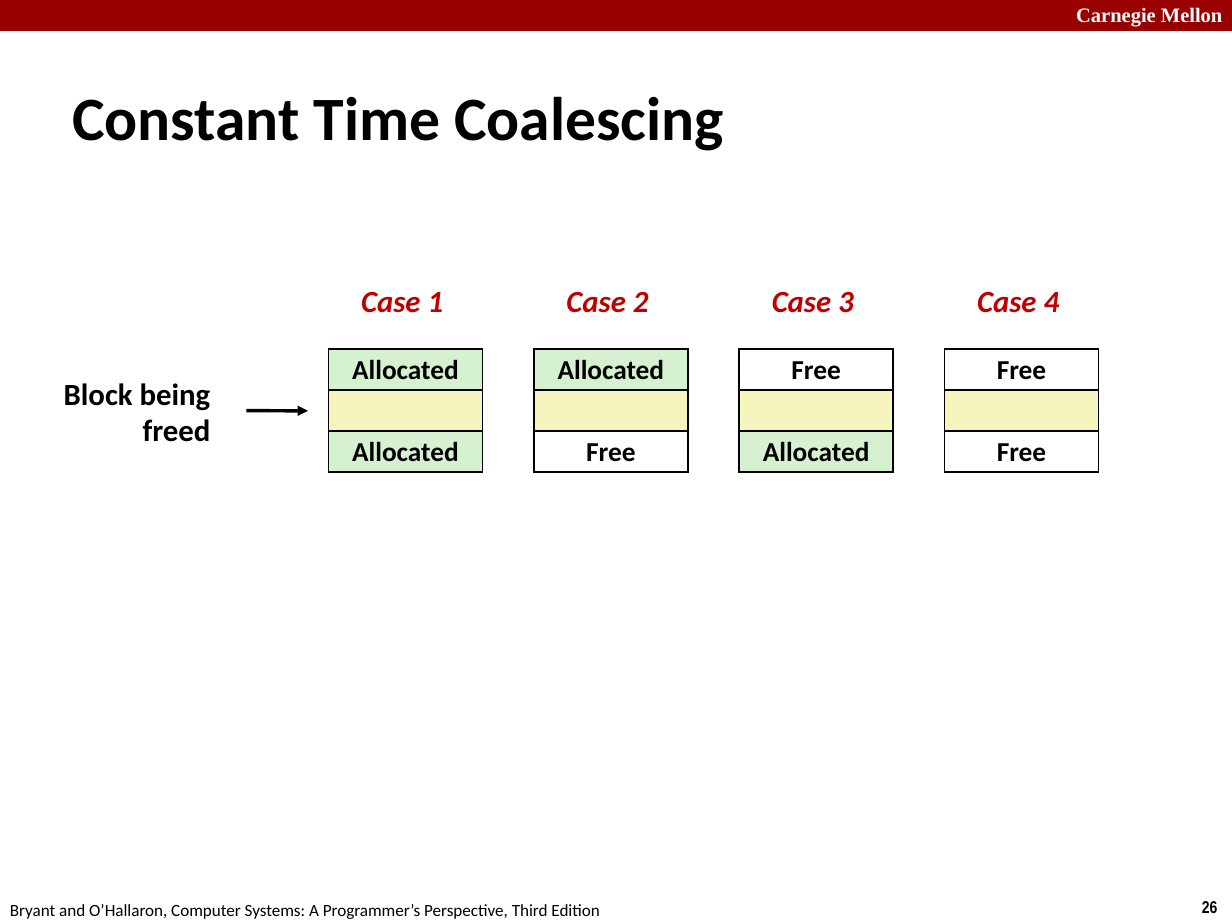
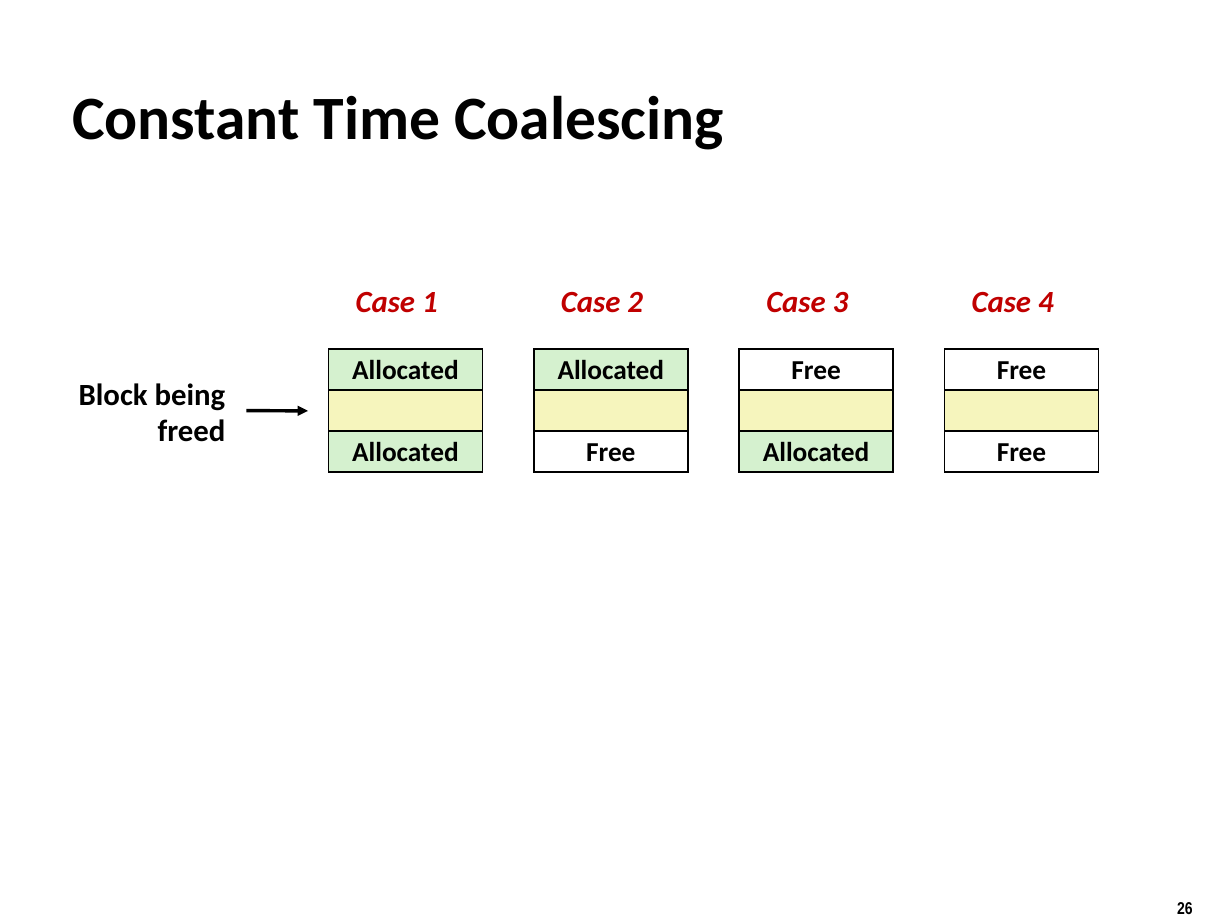
Before and after one commit to tntech-ngin/F24-CSC2770, a slide deck: slide 26 of docs/lectures_source/lectures/originals/19-malloc-basic.pptx. Drawn at 1232x924 pixels with LibreOffice and Linux fonts; fonts in the diff are those of the drawing. Boxes give left, top, right and bottom in pixels: in the first picture for what was removed or moved away, otherwise in the second. Text is boxed around its words. In the diff, an @@ line names an element or a change of style, - is before the commit and + after.

```diff
--- a/docs/lectures_source/lectures/originals/19-malloc-basic.pptx
+++ b/docs/lectures_source/lectures/originals/19-malloc-basic.pptx
@@ rectangle removed at (0,0,1232,31) @@
@@ text removed at (1076,7,1222,27) @@
-Carnegie Mellon
@@ text "Case 1": place and size @@
-text "Case 1" at (361,291,444,313)
+text "Case 1" at (356,291,438,313)
@@ text "Case 2": place and size @@
-text "Case 2" at (566,291,649,313)
+text "Case 2" at (561,291,643,313)
@@ text "Case 3": place and size @@
-text "Case 3" at (772,291,854,313)
+text "Case 3" at (766,291,849,313)
@@ text "Case 4": place and size @@
-text "Case 4" at (977,291,1060,313)
+text "Case 4" at (972,291,1054,313)
@@ text "Block being": place and size @@
-text "Block being" at (64,383,211,442)
+text "Block being" at (79,383,226,442)
@@ page number: place and size @@
-page number at (1202,901,1218,913)
+page number at (1177,902,1193,914)
@@ text removed at (10,904,599,919) @@
-Bryant and O’Hallaron, Computer Systems: A Programmer’s Perspective, Third Edition
```
Also in this commit, not shown: 32 other slides changed, 43 other files.
